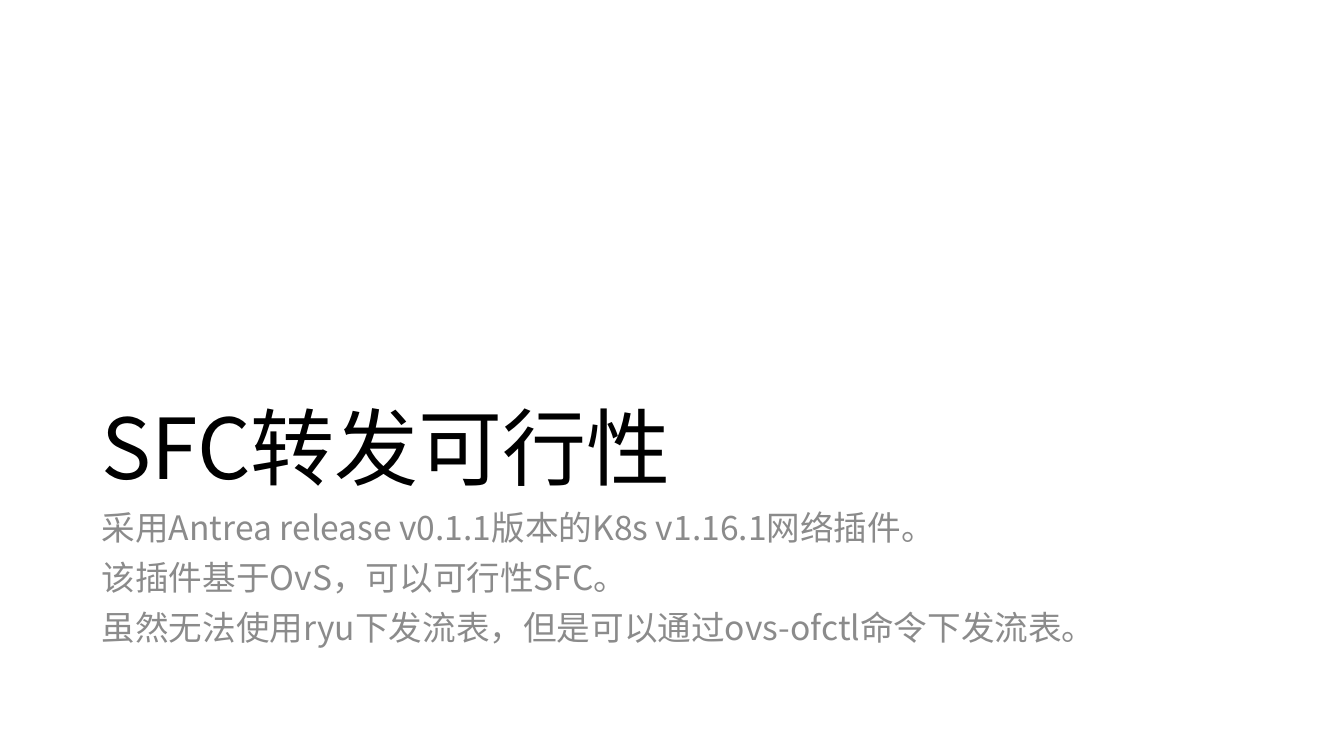
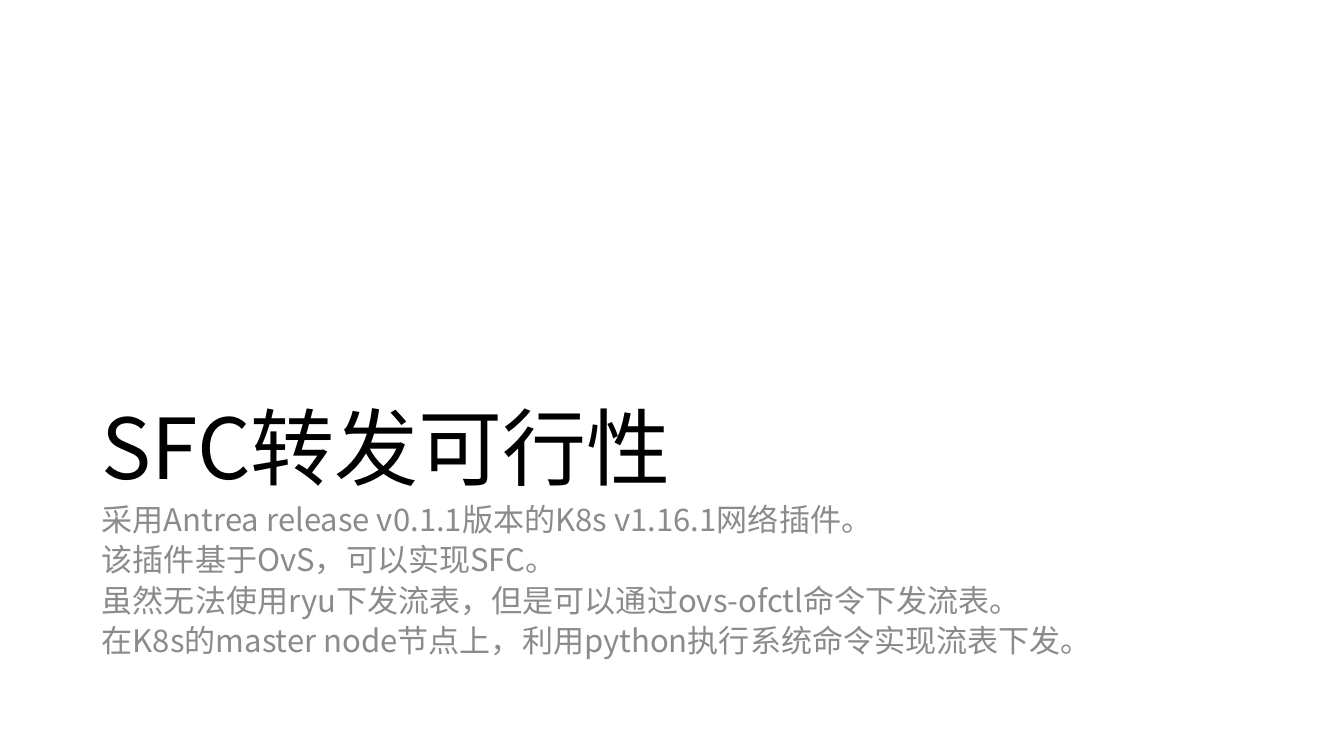
Before and after one commit to magaboomchen/SelfAdaptiveMano, a slide deck: slide 12 of doc/SoftwareEngineering/SoftwareRequirements/RequirementFeasibility.pptx (slide 6 before the commit). Drawn at 1344x756 pixels with LibreOffice and Linux fonts; fonts in the diff are those of the drawing. Boxes give left, top, right and bottom in pixels: in the first picture for what was removed or moved away, otherwise in the second. Text is boxed around its words. In the diff, an @@ line names an element or a change of style, - is before the commit and + after.

```diff
--- a/doc/SoftwareEngineering/SoftwareRequirements/RequirementFeasibility.pptx
+++ b/doc/SoftwareEngineering/SoftwareRequirements/RequirementFeasibility.pptx
@@ text at (x1=102, y1=505, x2=1021, y2=619): size 24 to 22.2 pt in "采用Antrea release v0.1.1版本的K8s v1.16.1网络插件。", "虽然无法使用ryu下发流表，但是可以通过ovs-ofctl命令下发流表。"; line spacing 0.9 to 0.7 @@
@@ text at (x1=102, y1=545, x2=557, y2=574): text changed; size 24 to 22.2 pt @@
-该插件基于OvS，可以可行性SFC。
+该插件基于OvS，可以实现SFC。
@@ text at (x1=102, y1=626, x2=1091, y2=659): paragraph added @@
+在K8s的master node节点上，利用python执行系统命令实现流表下发。
```
Also in this commit, not shown: 5 other slides changed, 10 slides added, 5 other files.
